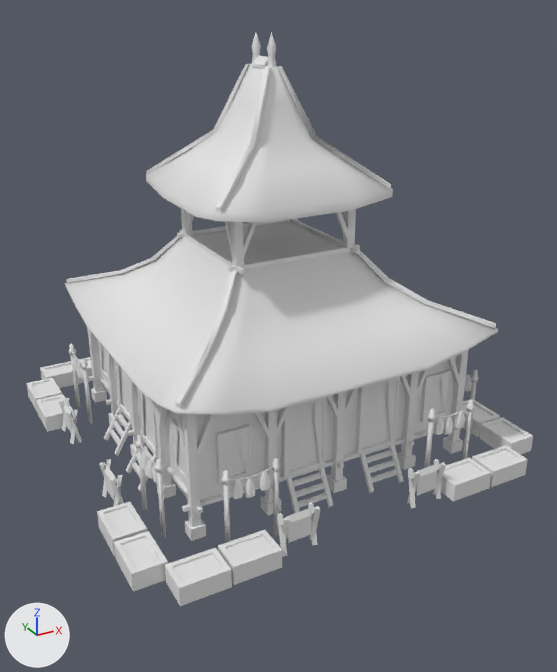
Before and after pictures for a commit that changed the COLLADA model art/meshes/structural/yawadwipa/market.dae.
Before and after are seen from a 50 mm camera at (-19.2, -36.5, 23.9) aimed at (0.0, -1.6, 6.4). The axes (+X, +Y, +Z) are drawn at lower left. The lights are the same throughout. The first picture is the older version. Materials are left out; every surface is plain grey.

The first picture shows 'market'.
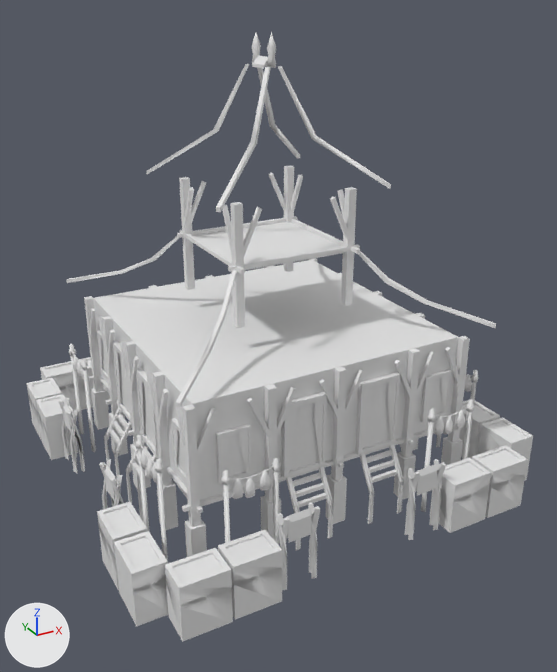
Boxes (x1, y1, x2, y2) around the edits, measured in the pictures (557 x 672 px):
'market', reshaped (6% taller)
    before: (27, 32, 533, 606)
    after: (27, 32, 533, 642)
part 1 of me_esfera_32230, added
    after: (29, 381, 531, 642)
part 2 of me_esfera_32230, deleted
    before: (65, 237, 498, 415)
part 3 of me_esfera_32230, cut back
    before: (146, 57, 393, 223)
    after: (257, 67, 271, 141)

What changed in the scene script:
```text
Change me_esfera_32230:
    used by ob_market; location = (0.0, 0.0, 0.0)
    remove me_esfera_32230.from_pydata(...)  # 3389 vertices, 4596 faces; spans x -12.0..11.9, y -12.0..12.4, z -0.1..22.3
    add me_esfera_32230.from_pydata(...)  # 3500 vertices, 5628 faces; spans x -12.0..11.9, y -12.0..12.4, z -2.1..22.3
    me_esfera_32230 part 1: 336 vertices added at x -12.0..11.9, y -12.0..12.4, z -2.1..-1.9
    me_esfera_32230 part 2: 120 vertices removed from x -9.1..9.1, y -9.1..9.1, z 6.5..11.4
    me_esfera_32230 part 3: 1 vertex moved within x -0.2, y -1.2, z 20.7; 105 vertices removed from x -5.0..4.9, y -4.9..4.7, z 14.0..20.7
```
